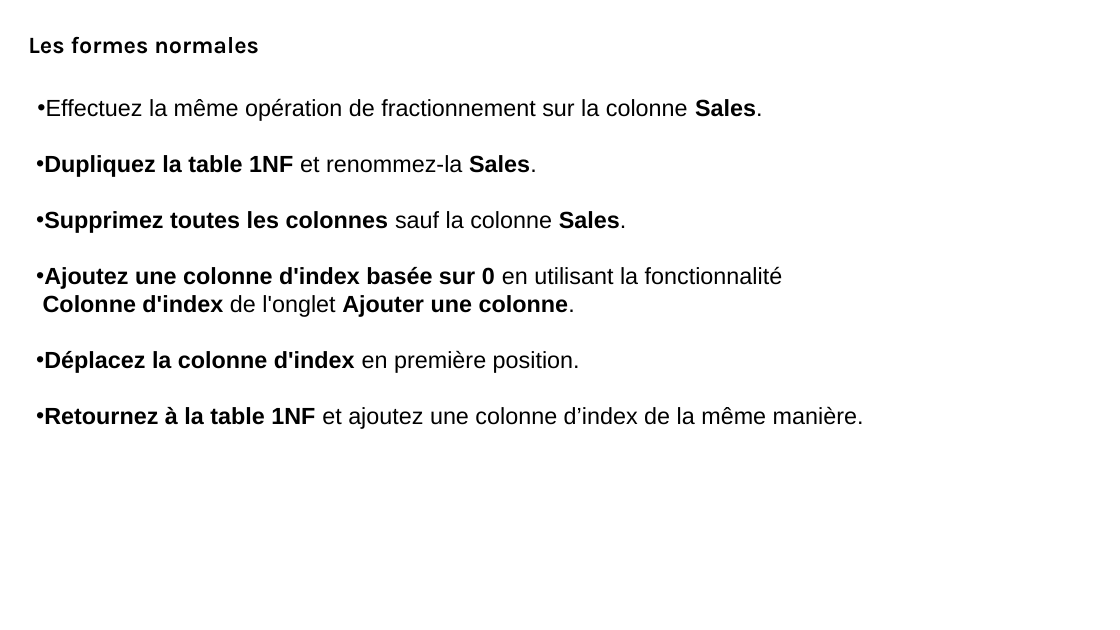
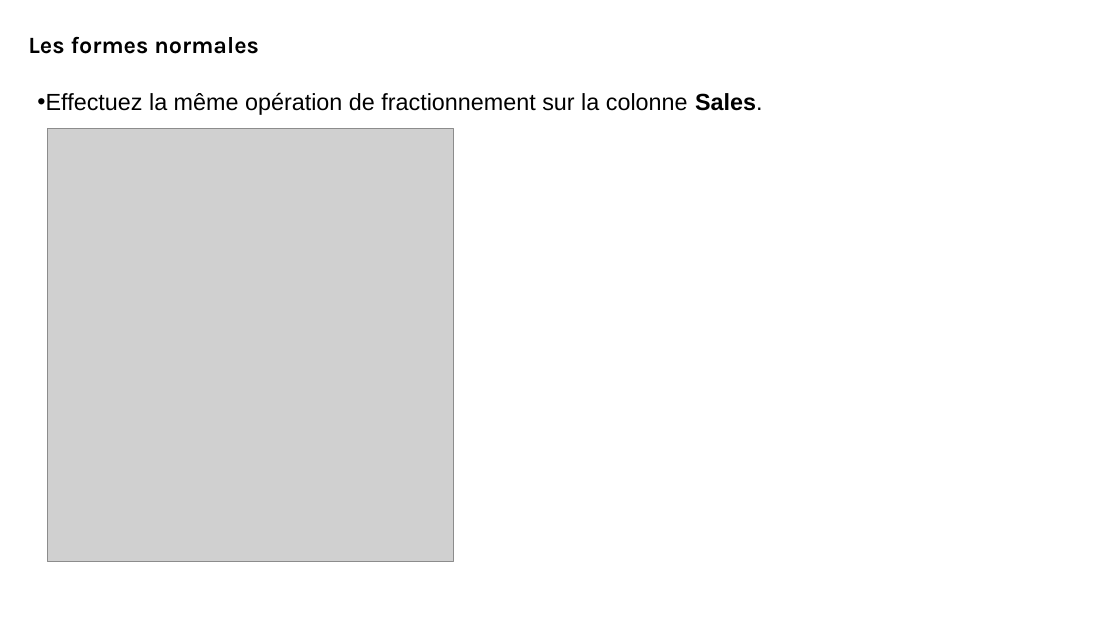
Before and after one commit to bejaouibechir/PowerBI, a slide deck: slide 7 of Français/2.Preparing data/6.Normal forms.pptx (slide 6 before the commit). Drawn at 1120x630 pixels with LibreOffice and Linux fonts; fonts in the diff are those of the drawing; grey boxes stand for pictures. Boxes give left, top, right and bottom in pixels: in the first picture for what was removed or moved away, otherwise in the second. Text is boxed around its words. In the diff, an @@ line names an element or a change of style, - is before the commit and + after.

```diff
--- a/Français/2.Preparing data/6.Normal forms.pptx
+++ b/Français/2.Preparing data/6.Normal forms.pptx
@@ picture added at (47, 129, 453, 562) @@
@@ text at (43, 155, 864, 429): paragraphs removed @@
-• Dupliquez la table 1NF et renommez-la Sales.
-• Supprimez toutes les colonnes sauf la colonne Sales.
-• Ajoutez une colonne d'index basée sur 0 en utilisant la fonctionnalité
-Colonne d'index de l'onglet Ajouter une colonne.
-• Déplacez la colonne d'index en première position.
-• Retournez à la table 1NF et ajoutez une colonne d’index de la même manière.
```
Also in this commit, not shown: 5 other slides changed, 6 slides added, 1 slide removed, 39 other files.
